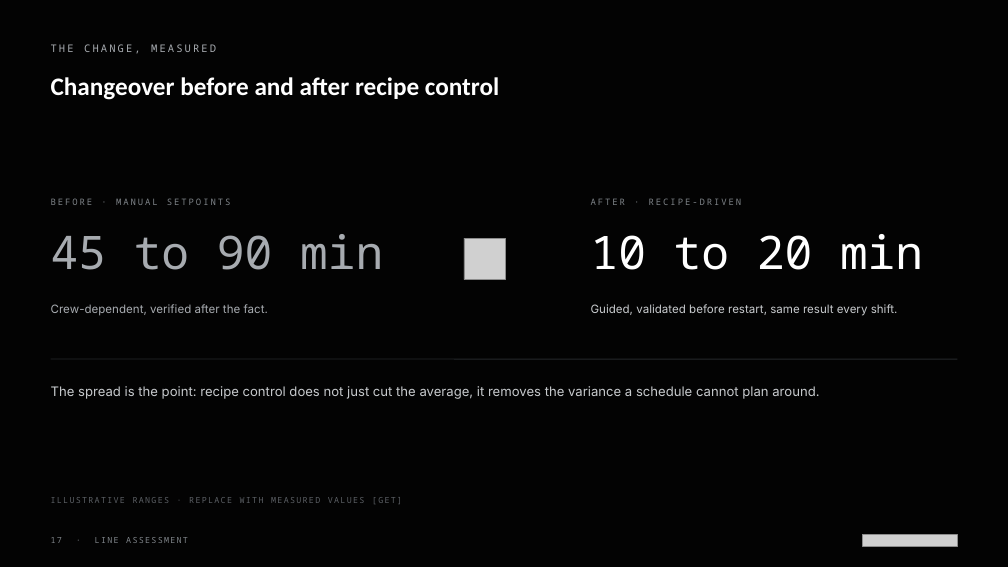
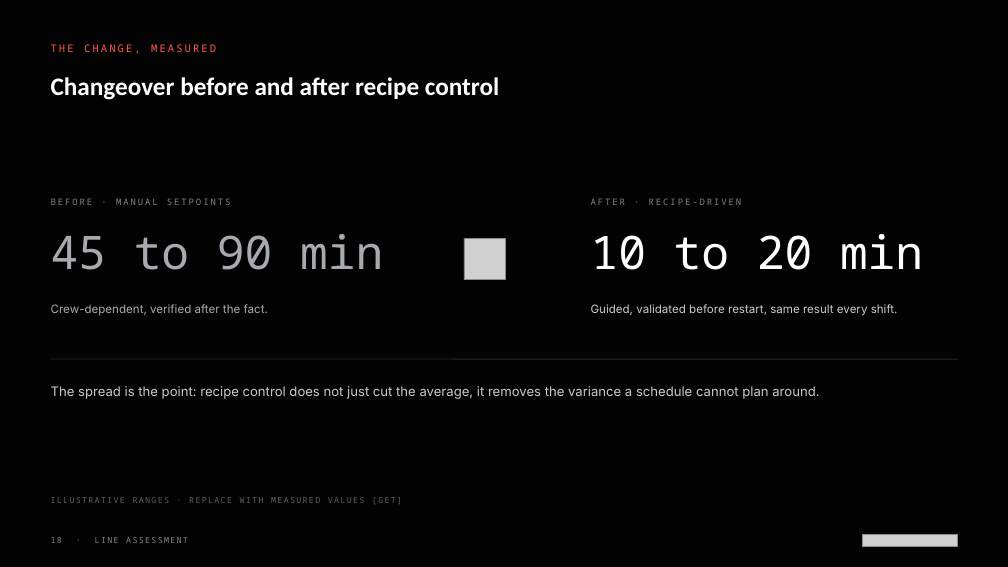
Before and after one commit to Harpak-ULMA-Packaging-LLC/harpak-ulma-deck-skill, a slide deck: slide 18 of assets/template/Harpak-ULMA-Deck-Template.pptx (slide 17 before the commit). Drawn at 1008x567 pixels with LibreOffice and Linux fonts; fonts in the diff are those of the drawing; grey boxes stand for pictures. Boxes give left, top, right and bottom in pixels: in the first picture for what was removed or moved away, otherwise in the second. Text is boxed around its words. In the diff, an @@ line names an element or a change of style, - is before the commit and + after.

```diff
--- a/assets/template/Harpak-ULMA-Deck-Template.pptx
+++ b/assets/template/Harpak-ULMA-Deck-Template.pptx
@@ text "THE CHANGE, MEASURED" at <box>51,44,216,54</box>: text colour #A7ABB0 to #FF5A46 @@
```
Also in this commit, not shown: 42 other slides changed, 2 slides added, 1 slide removed, 47 other files.
